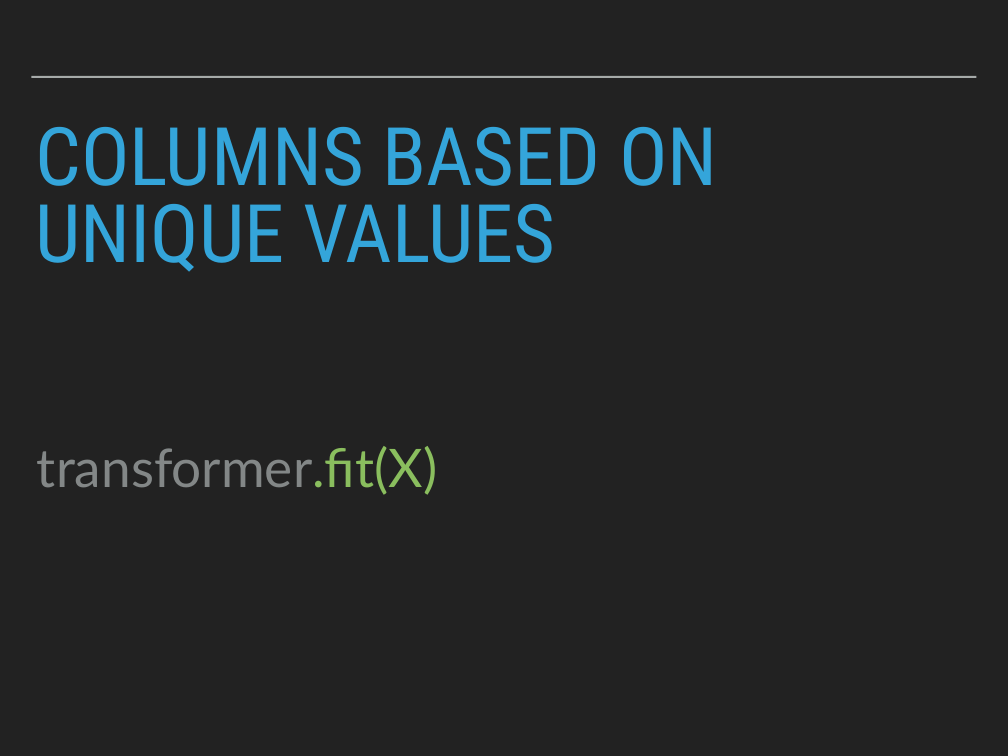
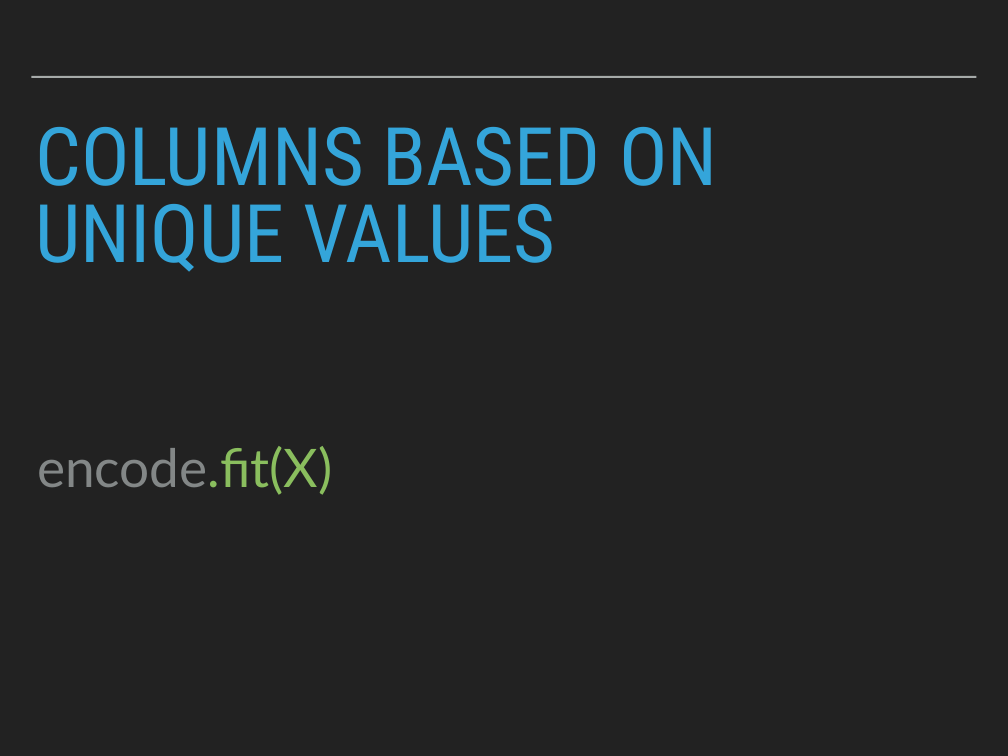
Before and after one commit to patricks1/noble-machine-learning, a slide deck: slide 50 of Session2/Session2_Slides.pptx (slide 7 before the commit). Drawn at 1008x756 pixels with LibreOffice and Linux fonts; fonts in the diff are those of the drawing. Boxes give left, top, right and bottom in pixels: in the first picture for what was removed or moved away, otherwise in the second. Text is boxed around its words. In the diff, an @@ line names an element or a change of style, - is before the commit and + after.

```diff
--- a/Session2/Session2_Slides.pptx
+++ b/Session2/Session2_Slides.pptx
@@ text at <box>37,446,332,495</box>: text changed; text colour #838787 to #8ABE5E @@
-transformer.fit(X)
+encode.fit(X)
```
Also in this commit, not shown: 3 other slides changed, 39 slides added, 25 slides removed, 3 other files.
